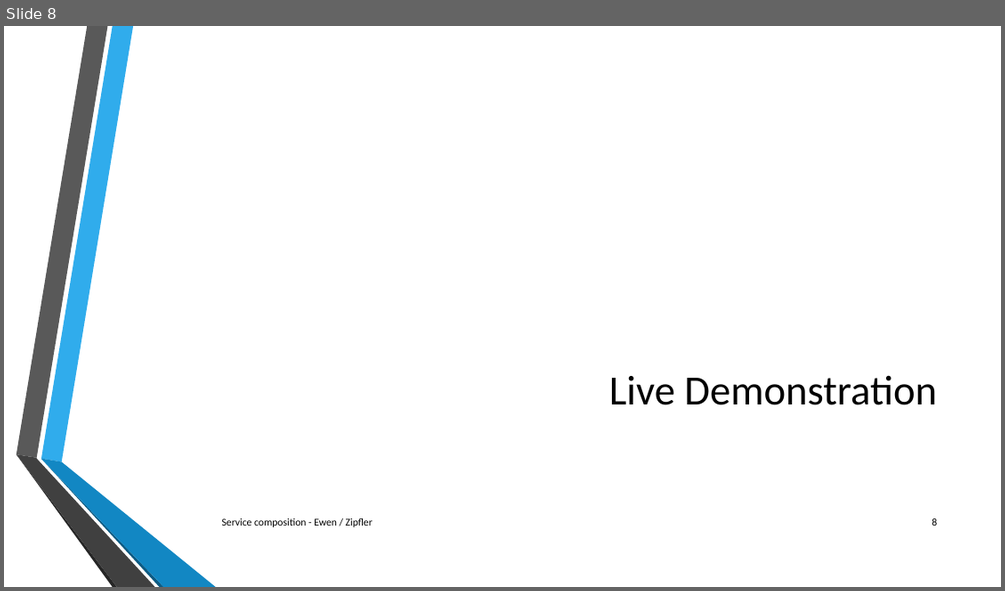
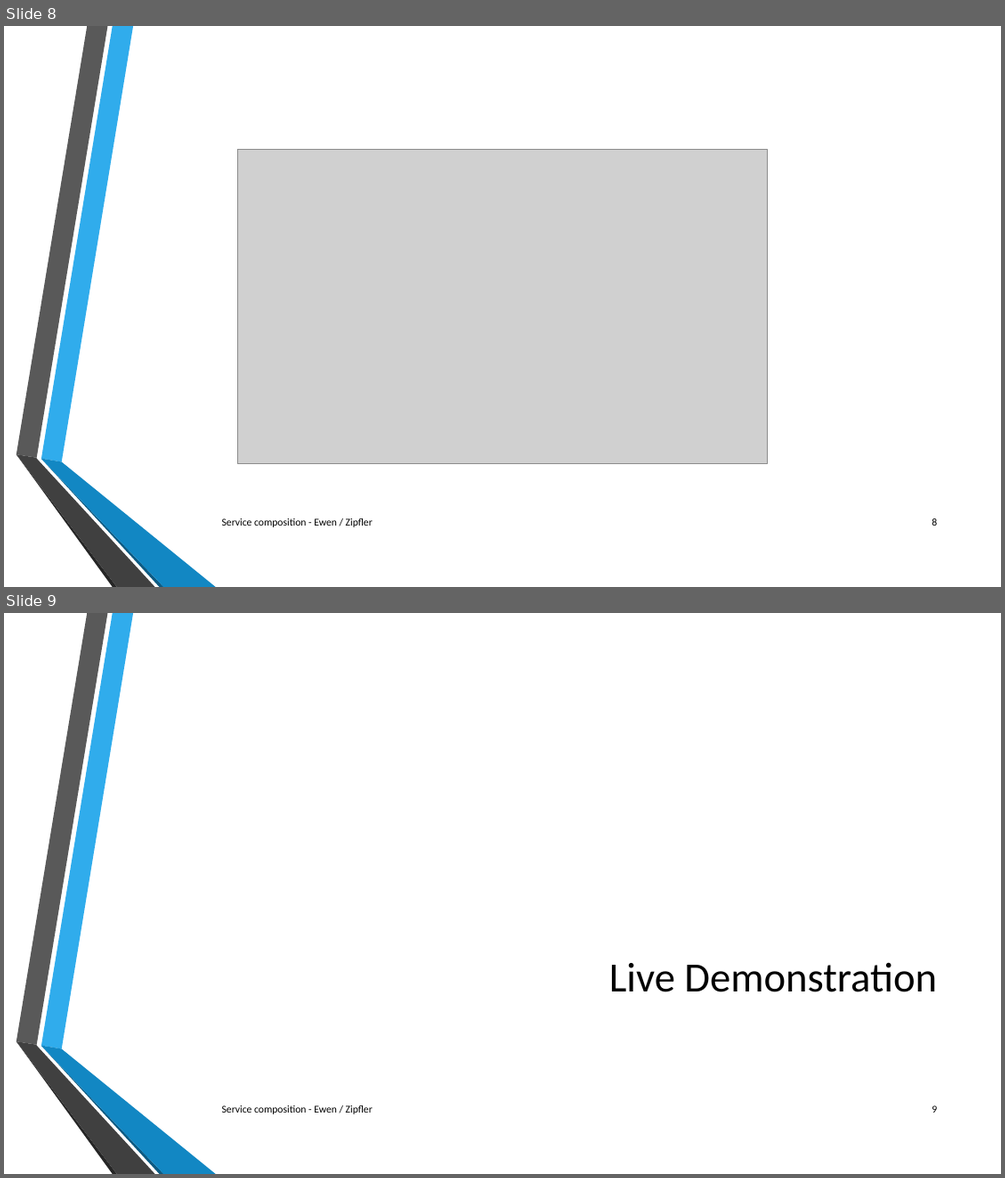
Before and after one commit to jzipfler/HTW-SwArchitektur, a slide deck: Präsentation.pptx. Shown one above the other, each under a label of ours: slide 8 before the commit, slides 8 and 9 after it. The pictures are 1005x591 and 1005x1178 pixels, drawn with LibreOffice and Linux fonts; fonts in the diff are those of the drawing; grey boxes stand for pictures; background and template pictures are left out. Boxes give left, top, right and bottom in pixels: in the first picture for what was removed or moved away, otherwise in the second. Text is boxed around its words. In the diff, an @@ line names an element or a change of style, - is before the commit and + after.

```diff
--- a/Präsentation.pptx
+++ b/Präsentation.pptx
@@ slide 8 added at (4, 26, 1001, 587), background picture (left out); not listed: 6 template elements that a slide beside it also shows @@
@@ picture added at (238, 150, 767, 464) @@
@@ text added at (222, 518, 372, 527), 10 pt, text #000000 @@
+Service composition - Ewen / Zipfler
@@ page number added at (931, 518, 937, 525), 10 pt, text #000000 @@
+8
@@ what was slide 8 is now slide 9 @@
@@ page number at (931, 1105, 937, 1112): text changed @@
-8
+9
```
Also in this commit, not shown: 1 slide changed, 4 other files.
